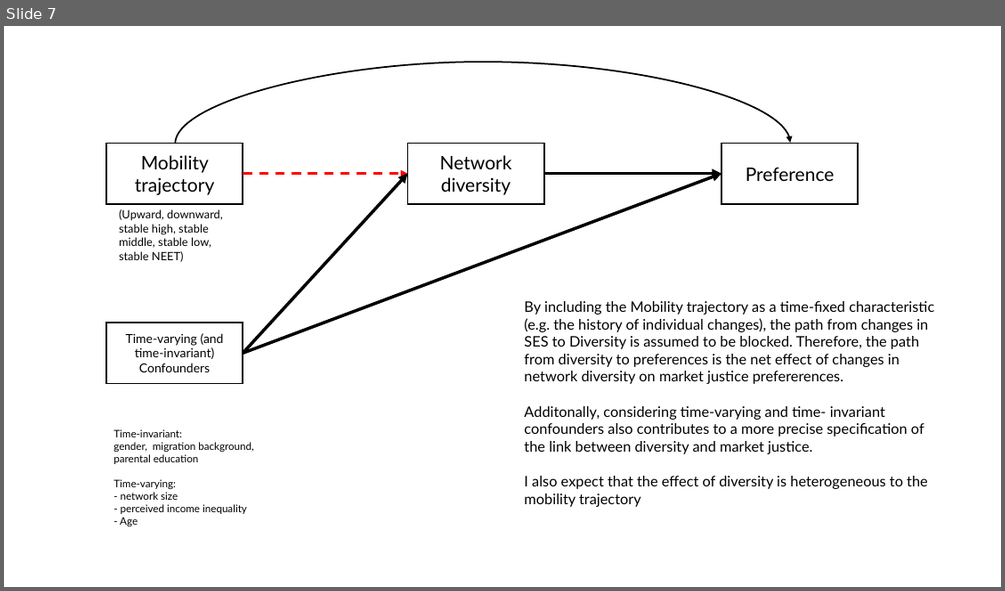
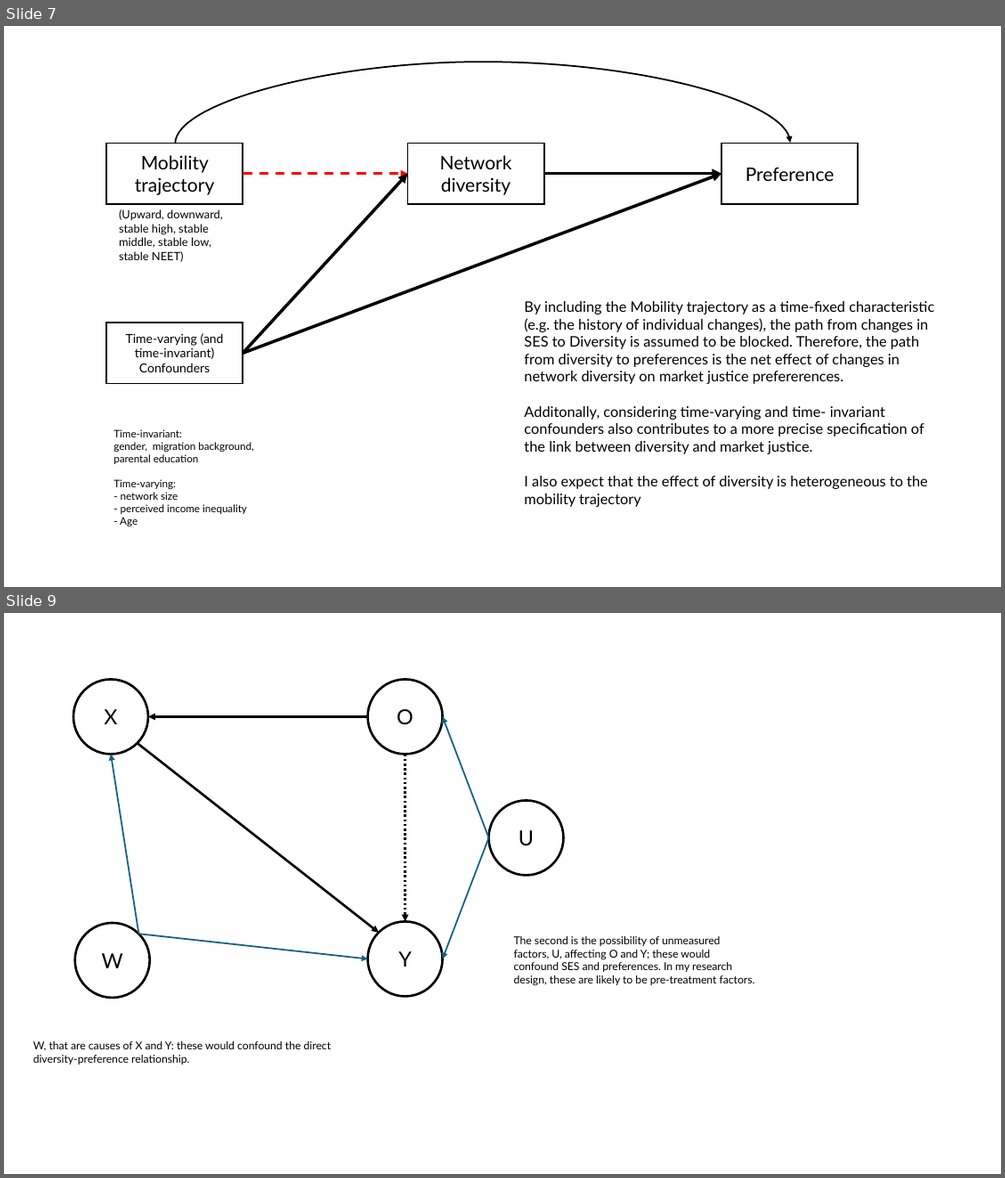
Before and after one commit to class-networks-inequality-cohesion/refgroup-social, a slide deck: output/images/paper2_scheme.pptx. Shown one above the other, each under a label of ours: slide 7 before the commit, slides 7 and 9 after it; the slides between them are not shown. The pictures are 1005x591 and 1005x1178 pixels, drawn with LibreOffice and Linux fonts; fonts in the diff are those of the drawing. Boxes give left, top, right and bottom in pixels: in the first picture for what was removed or moved away, otherwise in the second. Text is boxed around its words. In the diff, an @@ line names an element or a change of style, - is before the commit and + after.

```diff
--- a/output/images/paper2_scheme.pptx
+++ b/output/images/paper2_scheme.pptx
@@ slide 9 added at bbox=[4, 613, 1001, 1174], background #FFFFFF @@
@@ ellipse added at bbox=[73, 680, 148, 755], fill #FFFFFF, outline #000000 2.25 pt, 20 pt, text #000000 @@
+X
@@ ellipse added at bbox=[367, 680, 442, 755], fill #FFFFFF, outline #000000 2.25 pt, 20 pt, text #000000 @@
+O
@@ arrow added from (367, 717) to (148, 717), #000000 2.25 pt @@
@@ arrow added from (488, 838) to (442, 717), #156082 1.5 pt @@
@@ arrow added from (138, 743) to (379, 933), #000000 2.25 pt @@
@@ arrow added from (138, 933) to (111, 755), #156082 1.5 pt @@
@@ arrow added from (404, 755) to (404, 921), #000000 2.25 pt dashed @@
@@ ellipse added at bbox=[488, 801, 563, 876], fill #FFFFFF, outline #000000 2.25 pt, 20 pt, text #000000 @@
+U
@@ arrow added from (488, 838) to (442, 958), #156082 1.5 pt @@
@@ ellipse added at bbox=[75, 923, 150, 997], fill #FFFFFF, outline #000000 2.25 pt, 20 pt, text #000000 @@
+W
@@ ellipse added at bbox=[367, 921, 442, 996], fill #FFFFFF, outline #000000 2.25 pt, 20 pt, text #000000 @@
+Y
@@ arrow added from (138, 933) to (367, 958), #156082 1.5 pt @@
@@ text added at bbox=[514, 936, 755, 986], 10.5 pt, text #000000 @@
+The second is the possibility of unmeasured factors, U, affecting O and Y; these would confound SES and preferences. In my research design, these are likely to be pre-treatment factors.
@@ text added at bbox=[33, 1041, 332, 1064], 10.5 pt, text #000000 @@
+W, that are causes of X and Y: these would confound the direct diversity-preference relationship.
```
Also in this commit, not shown: 4 other slides added, 16 other files.
